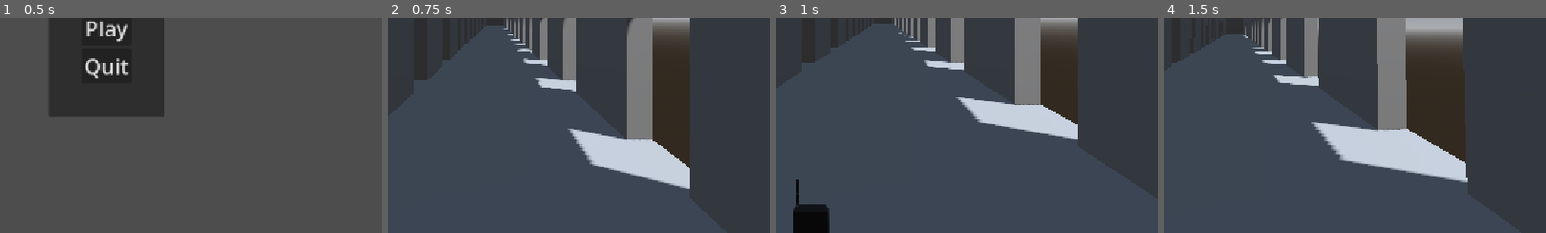
Above: before the commit, frames 1-4 (left to right).
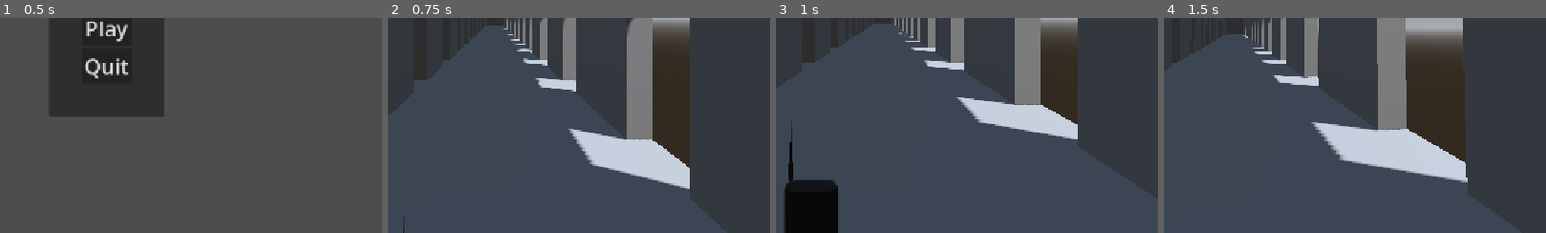
Above: after the commit, the same moments.

Repository: Krikmann/MachineGhost
Game: Godot game, scene res://Content/Menus/MainMenu/main_menu.tscn
Same seed, same stepped clock (60 frames per second), same inputs: the game is played once before the commit and once after it.
Inputs (mouse positions are % of the whole screen's width and height, from its top left):
- Up to frame 1 (0.5 s): no input
- Up to frame 2 (0.75 s): click "Play" at 0.5 s
- Up to frame 3 (1 s): no input
- Up to frame 4 (1.5 s): tap Enter at 1.25 s; move the mouse to (55, 50) at 1.27 s; hold W (up) from 1.28 s (still down); hold E (interact) from 1.28 s (still down)
The pictures show only the part of the screen within x 36-86%, y 50-100%; the shares and areas given below are measured in that part.

Frame 1 is identical in both runs. In frame 2, less than 0.1% of the frame differs, in the area x 4-5%, y 92-100%; in frame 3, 2.4%, in the area x 2-17%, y 48-100%; in frame 4, nothing differs.

Commit message:
Fixed spirtbox position

Diff:
--- a/ghost-machine/Content/Player/player.gd
+++ b/ghost-machine/Content/Player/player.gd
@@ -3,7 +3,7 @@
 @export var sensitivity := 0.002
 @export var cam: Camera3D
 
-@export var hand_slot: BoneAttachment3D
+@export var hand_slot: Node3D
 @export var pickup_area: Area3D
 
 const SPEED = 5.0
@@ -27,7 +27,6 @@
 		cam.rotation.x = clamp(cam.rotation.x, -1.5, 1.5)
 
 	if event.is_action_pressed("interact"):
-		print(held_item)
 		if held_item == null:
 			_try_pickup()
 		else:
--- a/ghost-machine/Content/Player/player.tscn
+++ b/ghost-machine/Content/Player/player.tscn
@@ -14,7 +14,7 @@
 collision_mask = 65535
 script = ExtResource("1_thq5r")
 cam = NodePath("Camera3D")
-hand_slot = NodePath("Camera3D/Skeleton3D/BoneAttachment3D")
+hand_slot = NodePath("Camera3D/Node3D")
 pickup_area = NodePath("Area3D")
 
 [node name="CollisionShape3D" type="CollisionShape3D" parent="." unique_id=336464480]
@@ -31,7 +31,8 @@
 [node name="Camera3D" type="Camera3D" parent="." unique_id=1772030264]
 transform = Transform3D(1, 0, 0, 0, 1, 0, 0, 0, 1, 0, 0.6465173, -0.5467455)
 
+[node name="Node3D" type="Node3D" parent="Camera3D" unique_id=92378537]
+
 [node name="Skeleton3D" type="Skeleton3D" parent="Camera3D" unique_id=871092802]
-transform = Transform3D(1, 0, 0, 0, 1, 0, 0, 0, 1, 0, -0.6465173, 0.5467455)
 
 [node name="BoneAttachment3D" type="BoneAttachment3D" parent="Camera3D/Skeleton3D" unique_id=192659059]
--- a/ghost-machine/Objects/SpiritBox/spiritbox.gd
+++ b/ghost-machine/Objects/SpiritBox/spiritbox.gd
@@ -17,7 +17,14 @@
 func pickup(slot: Node):
 	_original_parent = get_parent()
 	collision_shape.disabled = true
-	reparent(slot, true)  # true = keep global transform (no snap)
+	print(position)
+	position = Vector3.ZERO
+	rotation = Vector3.ZERO
+
+	position = Vector3(0.7,-0.5,-1)
+	rotation_degrees = Vector3(0, 90, 0)
+
+	reparent(slot, false)
 
 func drop():
 	collision_shape.disabled = false
--- a/ghost-machine/Objects/SpiritBox/spiritbox.tscn
+++ b/ghost-machine/Objects/SpiritBox/spiritbox.tscn
@@ -9,7 +9,8 @@
 script = ExtResource("2_ffhuh")
 
 [node name="CollisionShape3D" type="CollisionShape3D" parent="." unique_id=1683743331]
+transform = Transform3D(1, 0, 0, 0, 1, 0, 0, 0, 1, 0, 0.32295883, 0)
 shape = SubResource("SphereShape3D_g4v7s")
 
 [node name="spiritbox" parent="." unique_id=1740919655 instance=ExtResource("1_q357u")]
-transform = Transform3D(0.1, 0, 0, 0, 0.1, 0, 0, 0, 0.1, 0, 0, 0)
+transform = Transform3D(0.15, 0, 0, 0, 0.15, 0, 0, 0, 0.15, 0, 0, 0)
